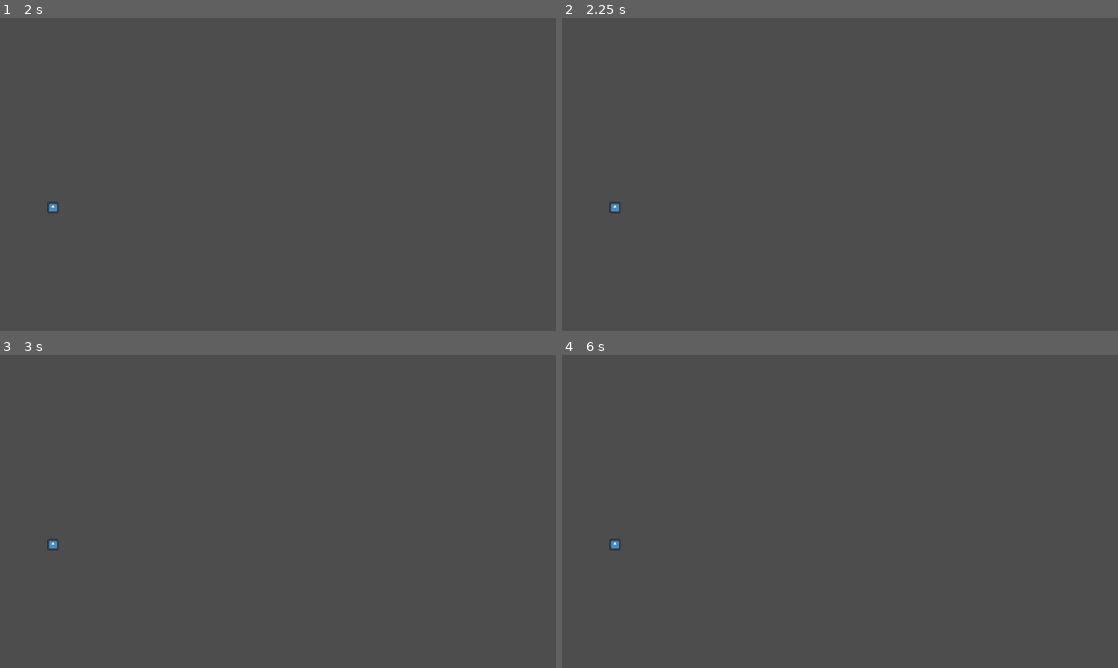
Above: before the commit, frames 1-4 (two rows, left to right).
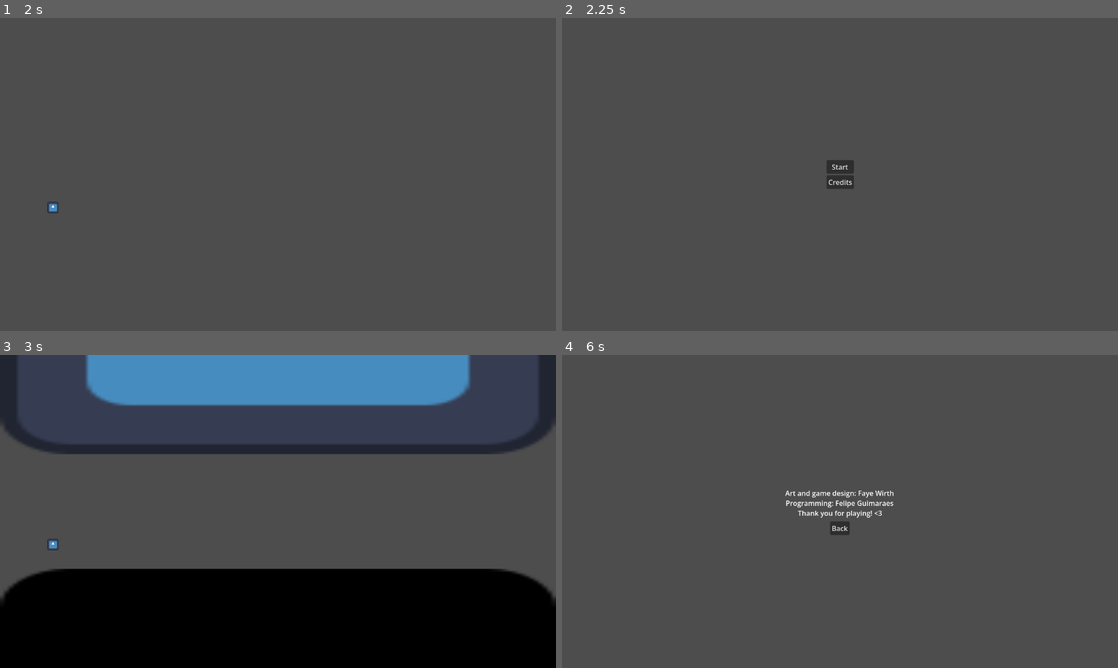
Above: after the commit, the same moments.

Repository: guimafelipe/hidenseek
Game: Godot game, scene res://Scenes/main_menu.tscn
The game is run twice, just before and just after one commit, with the same random seed, the same clock (stepped at 60 frames per second) and the same inputs. The engine's default icon, where the game draws it, is replaced by a stand-in: a white triangle on a blue panel in a dark square.
Inputs (mouse positions are in pixels of both pictures, inside the frame that each line leads up to):
- Up to frame 1 (2 s): click "Start" at 0.5 s; move the mouse to (400, 158) at 1.27 s; click (400, 158) at 1.35 s
- Up to frame 2 (2.25 s): tap Enter at 2 s; move the mouse to (728, 190) at 2.02 s; hold Escape (back, bound only after the commit) from 2.03 s (still down); click (728, 190) at 2.1 s
- Up to frame 3 (3 s): release Escape (back, bound only after the commit) at 2.75 s; click (278, 505) at 2.75 s, where only the run after the commit has a clickable "Start"
- Up to frame 4 (6 s): move the mouse to (895, 442) at 3.52 s; click (895, 442) at 3.6 s; tap Space at 4.25 s; move the mouse to (812, 574) at 4.27 s; click (812, 574) at 4.35 s; tap Enter at 5 s; move the mouse to (1006, 558) at 5.02 s; hold Escape (back, bound only after the commit) 5.03-5.75 s; click (1006, 558) at 5.1 s; click (840, 517) at 5.75 s, where only the run after the commit has a clickable "Credits"

Frame 1 is identical in both runs. In frame 2, 0.4% of the frame differs, in the area x 8-53%, y 45-63%; in frame 3, 47%, in the area x 0-100%, y 0-100%; in frame 4, 0.7%.

Commit message:
Now it saves!

Diff:
--- a/Scenes/Singletons/game_progress_manager.gd
+++ b/Scenes/Singletons/game_progress_manager.gd
@@ -3,6 +3,30 @@
 var current_level : int
 var max_level_reached: int = 0
 var last_level : int
+
+func save():
+	var mlr = max_level_reached
+	var save_game = FileAccess.open("user://game_data.save", FileAccess.WRITE)
+	var save_dict = {
+		"dingodiles": mlr ,
+	}
+	save_game.store_line(JSON.stringify(save_dict))
+	save_game.close()
+
+func load_game():
+	if(not FileAccess.file_exists("user://game_data.save")):
+		return
+
+	var save_game = FileAccess.open("user://game_data.save", FileAccess.READ)
+	var info = JSON.parse_string(save_game.get_line())
+	max_level_reached = info["dingodiles"]
+	save_game.close()
+
+func set_max_level_reached(value: int):
+	if(max_level_reached > value):
+		return
+	max_level_reached = value
+	save()
 
 func set_current_level(level: int) -> void:
 	current_level = level
@@ -10,6 +34,7 @@
 
 # Called when the node enters the scene tree for the first time.
 func _ready() -> void:
+	load_game()
 	var levels = ResourceLoader.list_directory("res://Scenes/Levels")
 	last_level = levels.size()
 	current_level = 1
--- a/Scenes/level_manager.gd
+++ b/Scenes/level_manager.gd
@@ -1,8 +1,7 @@
 extends Node2D
 class_name LevelBase
 
-var current_level
-
+var current_level: int
 var demon_lines: PackedStringArray
 
 func go_next():
@@ -18,12 +17,17 @@
 func _on_devil_lines_ended() -> void:
 	go_next()
 
+func _input(event: InputEvent) -> void:
+	if event.is_action("back"):
+		get_tree().change_scene_to_file("res://Scenes/main_menu.tscn")
+
 func _ready() -> void:
 	current_level = self.name.substr(5).to_int() # Level#, we want only the number
-	GameProgressManager.current_level = current_level
+	GameProgressManager.set_max_level_reached(current_level)
 
 	var lines = FileAccess.open("res://Assets/DemonLines/lines_" + str(current_level) + ".txt", FileAccess.READ)
 	var content = lines.get_as_text()
+	lines.close()
 	demon_lines = content.split("\n", false)
 
 	$Devil.found.connect(devil_found)
--- a/Scenes/main_menu.gd
+++ b/Scenes/main_menu.gd
@@ -3,8 +3,8 @@
 
 # Called when the node enters the scene tree for the first time.
 func _ready() -> void:
-	pass # Replace with function body.
-
+	if GameProgressManager.max_level_reached > 1:
+		$VBoxContainer/ContinueButton.visible = true
 
 # Called every frame. 'delta' is the elapsed time since the previous frame.
 func _process(delta: float) -> void:
@@ -17,3 +17,8 @@
 
 func _on_credits_button_pressed() -> void:
 	get_tree().change_scene_to_file("res://Scenes/credits.tscn")
+
+
+func _on_continue_button_pressed() -> void:
+	var max_level_reached = str(GameProgressManager.max_level_reached)
+	get_tree().change_scene_to_file("res://Scenes/Levels/level_" + max_level_reached + ".tscn")
--- a/Scenes/main_menu.tscn
+++ b/Scenes/main_menu.tscn
@@ -30,9 +30,15 @@
 layout_mode = 2
 text = "Start"
 
+[node name="ContinueButton" type="Button" parent="VBoxContainer" unique_id=1093730693]
+visible = false
+layout_mode = 2
+text = "Continue"
+
 [node name="CreditsButton" type="Button" parent="VBoxContainer" unique_id=1170479406]
 layout_mode = 2
 text = "Credits"
 
 [connection signal="pressed" from="VBoxContainer/StartButton" to="." method="_on_start_button_pressed"]
+[connection signal="pressed" from="VBoxContainer/ContinueButton" to="." method="_on_continue_button_pressed"]
 [connection signal="pressed" from="VBoxContainer/CreditsButton" to="." method="_on_credits_button_pressed"]
--- a/project.godot
+++ b/project.godot
@@ -18,7 +18,6 @@
 [autoload]
 
 GameProgressManager="*uid://bil7qfcyxxukj"
-SceneLoader="*uid://cph5pjl4ug4vf"
 
 [display]
 
@@ -36,6 +35,11 @@
 "events": [Object(InputEventMouseButton,"resource_local_to_scene":false,"resource_name":"","device":-1,"window_id":0,"a …(253 unchanged characters)…
 ]
 }
+back={
+"deadzone": 0.2,
+"events": [Object(InputEventKey,"resource_local_to_scene":false,"resource_name":"","device":-1,"window_id":0,"alt_pressed":false,"shift_pressed":false,"ctrl_pressed":false,"meta_pressed":false,"pressed":false,"keycode":0,"physical_keycode":4194305,"key_label":0,"unicode":0,"location":0,"echo":false,"script":null)
+]
+}
 
 [physics]
 
